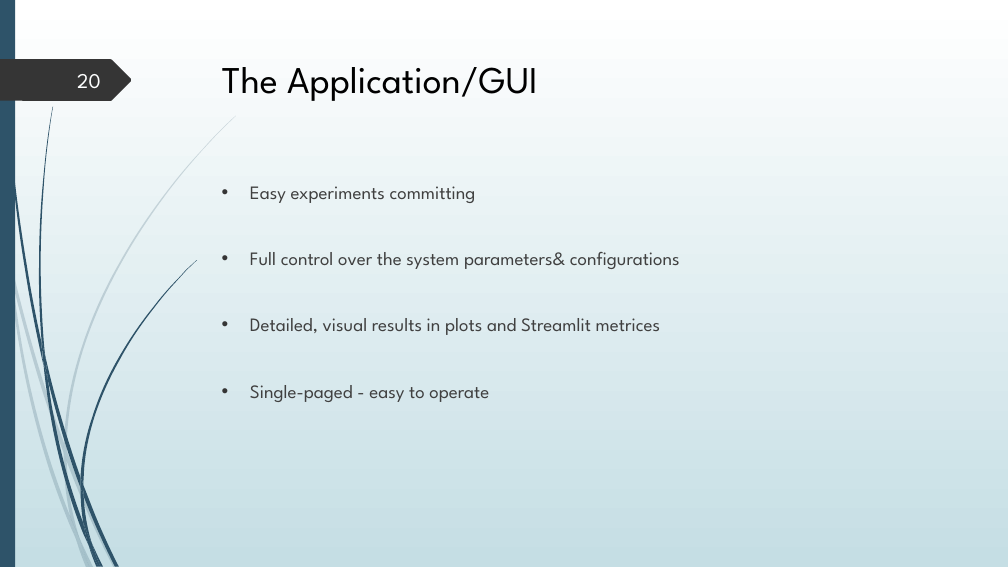
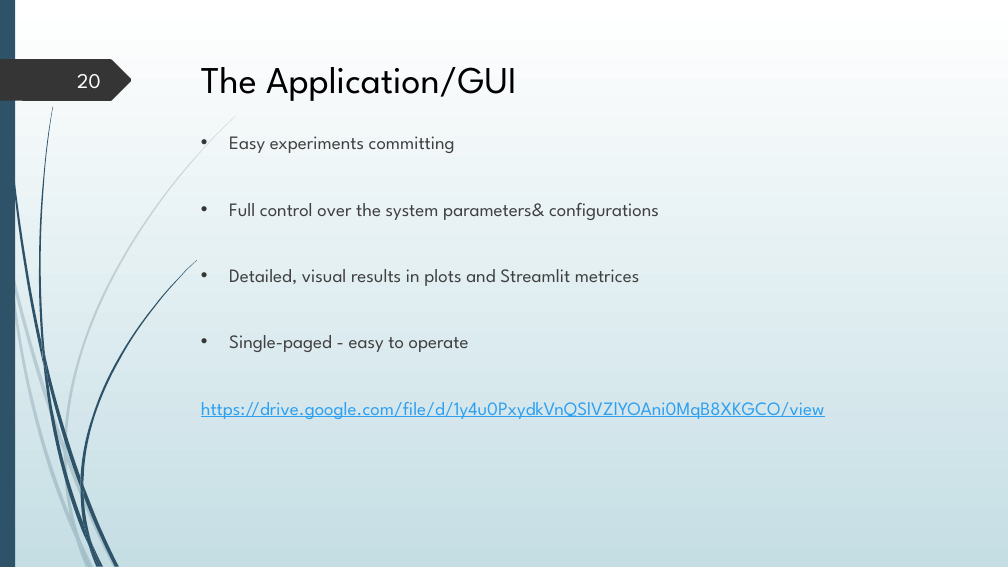
Before and after one commit to kmaltcev/NLP-BiLSTM-model, a slide deck: slide 20 of Capstone Project 21-2-R-13.pptx. Drawn at 1008x567 pixels with LibreOffice and Linux fonts; fonts in the diff are those of the drawing. Boxes give left, top, right and bottom in pixels: in the first picture for what was removed or moved away, otherwise in the second. Text is boxed around its words. In the diff, an @@ line names an element or a change of style, - is before the commit and + after.

```diff
--- a/Capstone Project 21-2-R-13.pptx
+++ b/Capstone Project 21-2-R-13.pptx
@@ title "The Application/GUI" moved from (x1=222, y1=67, x2=538, y2=101) to (x1=201, y1=67, x2=517, y2=101) @@
@@ text "Easy experiments committing" moved from (x1=250, y1=186, x2=680, y2=402) to (x1=201, y1=136, x2=825, y2=419) @@
@@ text at (x1=201, y1=402, x2=825, y2=419): paragraph added @@
+https://drive.google.com/file/d/1y4u0PxydkVnQSlVZlYOAni0MqB8XKGCO/view
```
Also in this commit, not shown: 14 other slides changed, 9 other files.
